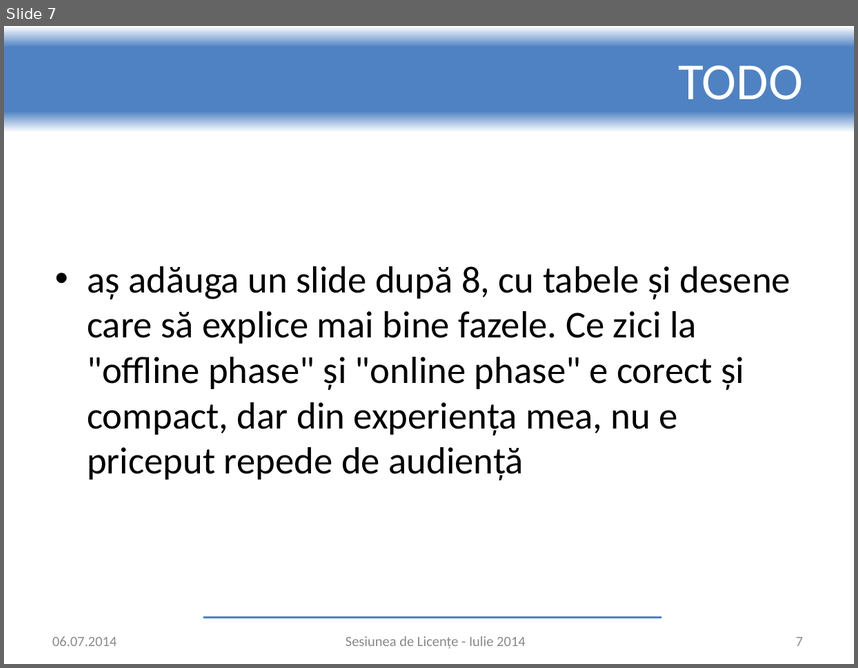
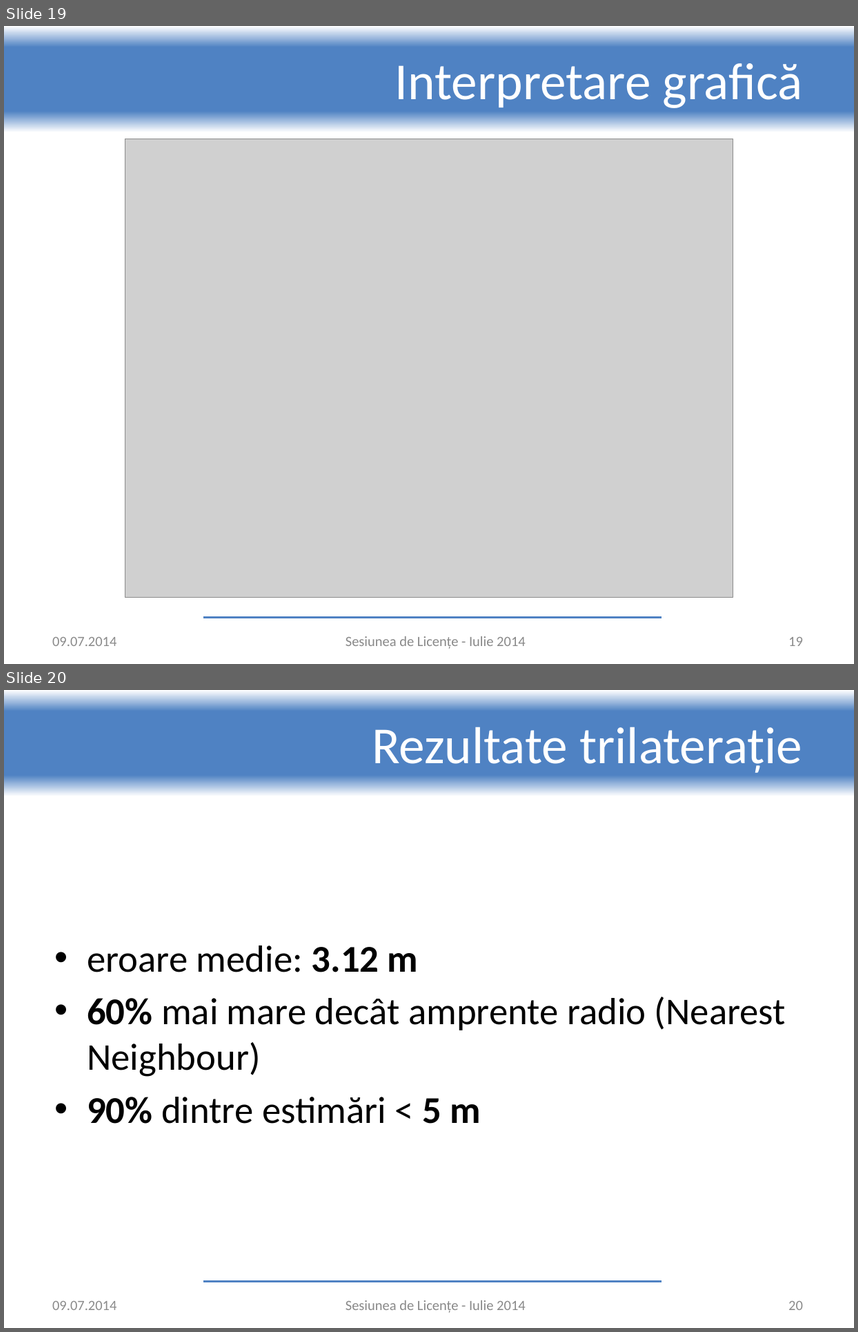
Before and after one commit to adrian-nicolau/radar, a slide deck: presentation.pptx. Shown one above the other, each under a label of ours: slide 7 before the commit, slides 19 and 20 after it. The pictures are 858x668 and 858x1332 pixels, drawn with LibreOffice and Linux fonts; fonts in the diff are those of the drawing; grey boxes stand for pictures; background and template pictures are left out. Boxes give left, top, right and bottom in pixels: in the first picture for what was removed or moved away, otherwise in the second. Text is boxed around its words. In the diff, an @@ line names an element or a change of style, - is before the commit and + after.

```diff
--- a/presentation.pptx
+++ b/presentation.pptx
@@ slide 20 added at [4,690,854,1328], background #FFFFFF; not listed: 2 template elements that a slide beside it also shows @@
@@ title added at [372,727,802,773], 44 pt, text #FFFFFF @@
+Rezultate trilaterație
@@ text added at [87,945,786,1123], 32 pt, text #000000 @@
+• eroare medie: 3.12 m
+• 60% mai mare decât amprente radio (Nearest Neighbour)
+• 90% dintre estimări < 5 m
@@ text added at [52,1301,116,1310], 12 pt, text #8C8C8C @@
+09.07.2014
@@ text added at [346,1300,526,1312], 12 pt, text #898989 @@
+Sesiunea de Licențe - Iulie 2014
@@ page number added at [789,1301,803,1310], 12 pt, text #8C8C8C @@
+20
@@ what was slide 7 is now slide 19 @@
@@ slide 19 changed as well @@
@@ title at [395,63,803,108]: text changed @@
-TODO
+Interpretare grafică
@@ picture added at [125,139,733,597] @@
@@ text removed at [87,266,791,480] @@
-• aș adăuga un slide după 8, cu tabele și desene care să explice mai bine fazele. Ce zici la "offline phase" și "online phase" e corect și compact, dar din experiența mea, nu e priceput repede de audiență
@@ text at [52,637,116,646]: text changed @@
-06.07.2014
+09.07.2014
@@ page number at [789,637,803,646]: text changed @@
-7
+19
```
Also in this commit, not shown: 15 other slides changed, 4 other slides added.
